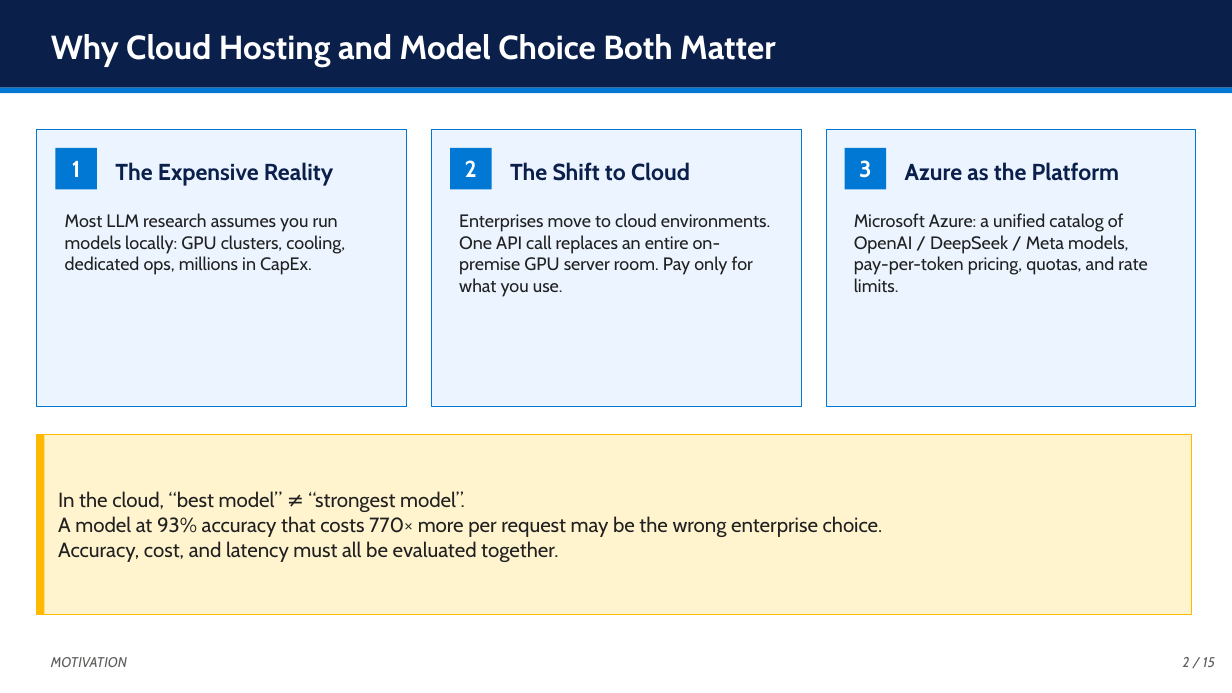
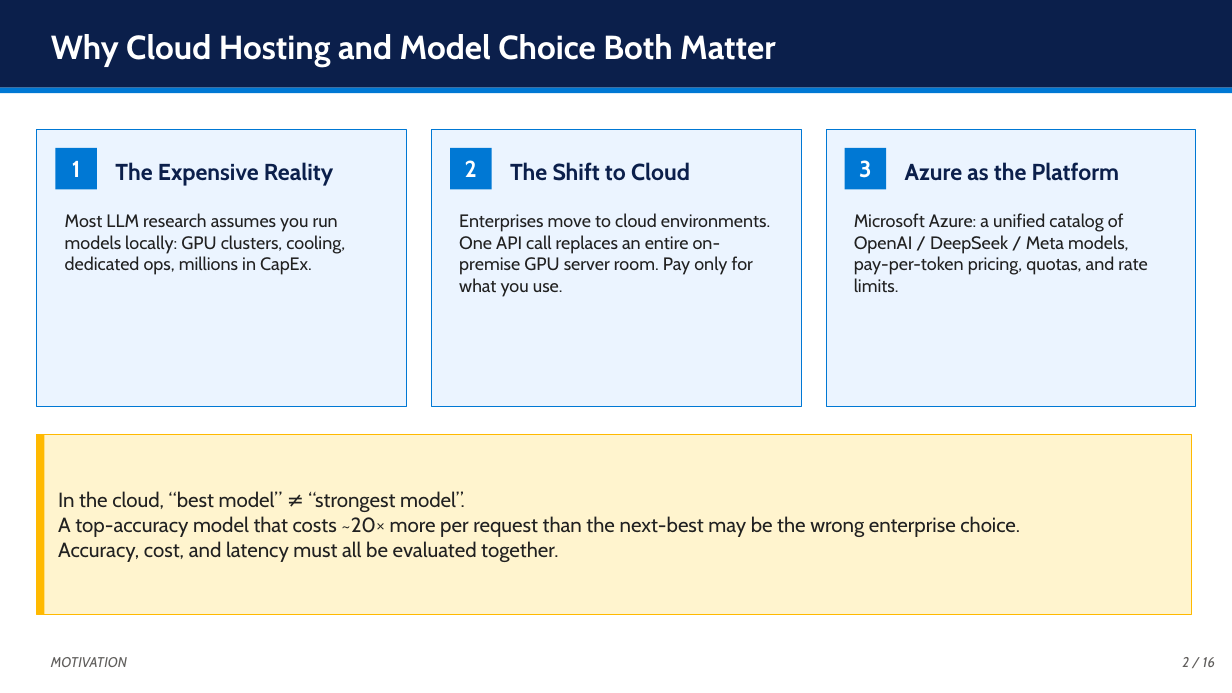
Before and after one commit to MatinAbaszada/llm-evaluation-azure, a slide deck: slide 2 of Presentation/Thesis_Defense.pptx. Drawn at 1232x693 pixels with LibreOffice and Linux fonts; fonts in the diff are those of the drawing. Boxes give left, top, right and bottom in pixels: in the first picture for what was removed or moved away, otherwise in the second. Text is boxed around its words. In the diff, an @@ line names an element or a change of style, - is before the commit and + after.

```diff
--- a/Presentation/Thesis_Defense.pptx
+++ b/Presentation/Thesis_Defense.pptx
@@ text at (x1=58, y1=491, x2=1020, y2=562): text changed @@
-In the cloud, “best model” ≠ “strongest model”.
-A model at 93% accuracy that costs 770× more per request may be the wrong enterprise choice.
-Accuracy, cost, and latency must all be evaluated together.
+In the cloud, “best model” ≠ “strongest model”.
+A top-accuracy model that costs ~20× more per request than the next-best may be the wrong enterprise choice.
+Accuracy, cost, and latency must all be evaluated together.
@@ text at (x1=1182, y1=657, x2=1215, y2=667): text changed @@
-2 / 15
+2 / 16
```
Also in this commit, not shown: 17 other slides changed, 3 slides added, 8 other files.
